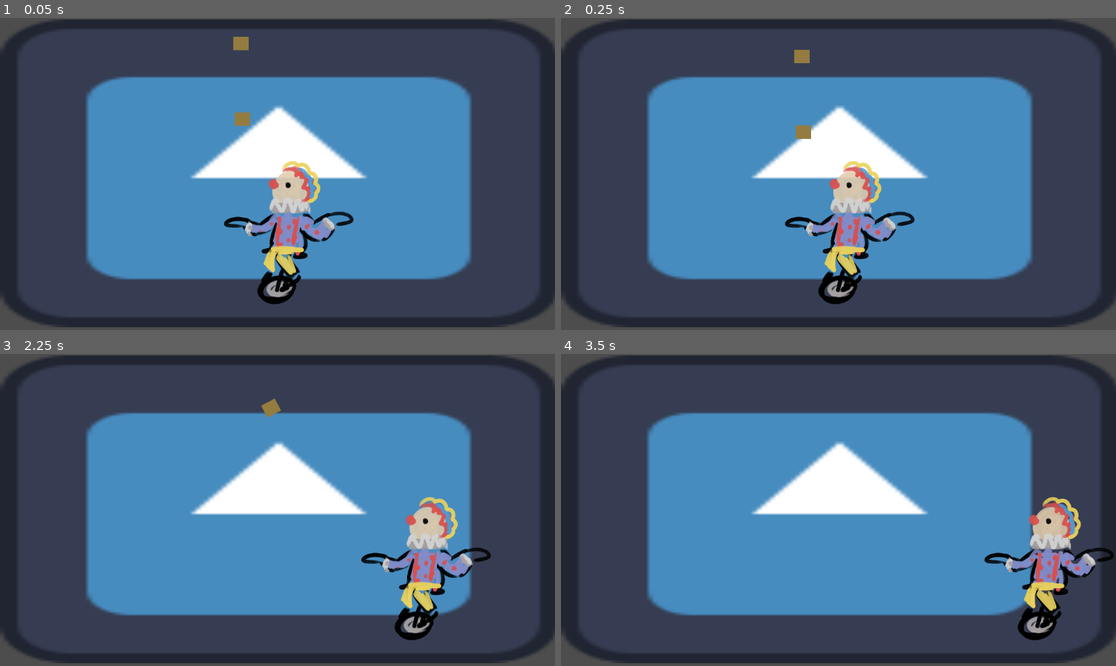
Above: before the commit, frames 1-4 (two rows, left to right).
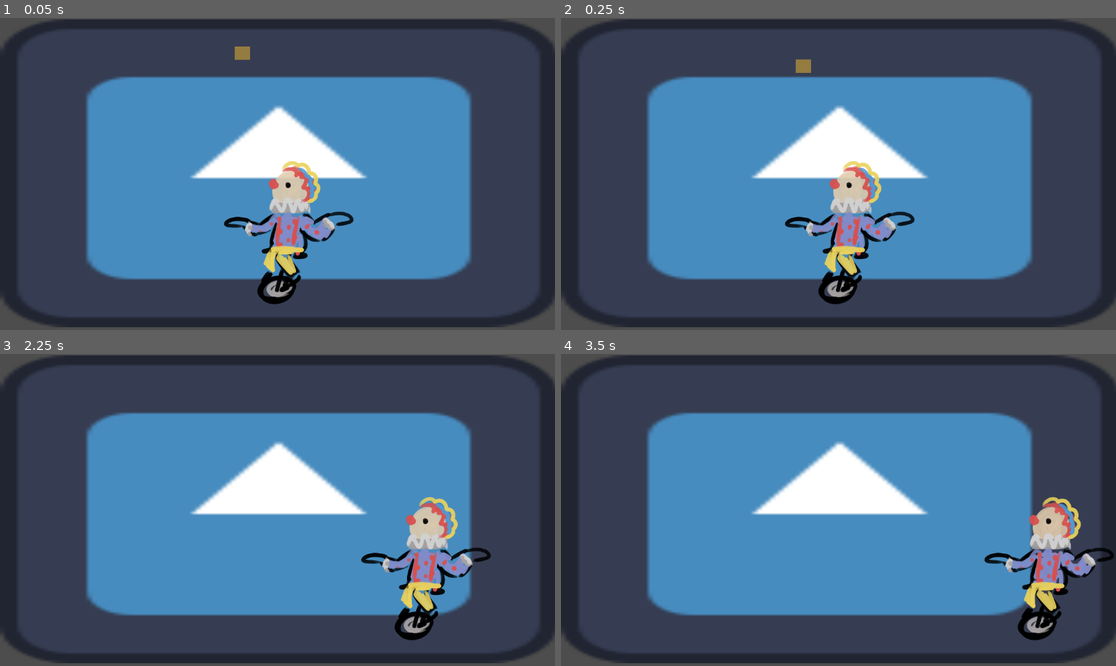
Above: after the commit, the same moments.

Repository: Isabelle1909/JuggleManMania
Game: Godot game, scene res://scenes/juggling_scene.tscn
Same seed, same stepped clock (60 frames per second), same inputs: the game is played once before the commit and once after it. This scene is started directly instead of the project's main scene. The engine's default icon, where the game draws it, is replaced by a stand-in: a white triangle on a blue panel in a dark square.
Inputs:
- Up to frame 1 (0.05 s): no input
- Up to frame 2 (0.25 s): no input
- Up to frame 3 (2.25 s): hold D (move_right) 0.53-1.28 s; tap J (interact) at 0.6, 1.35 s; hold L (back) 1.28-2.03 s; tap Enter at 2 s; hold D (move_right) from 2.03 s (still down); tap T (test input 1) at 2.1 s
- Up to frame 4 (3.5 s): tap J (interact) at 2.3, 3.05 s; release D (move_right) at 2.78 s; hold Up (ui_up) from 2.78 s (still down); tap Y (test input 2) at 2.85 s

The runs differ from the first frame. In frame 1, 0.3% of the frame differs, in the area x 42-46%, y 6-35%; in frame 2, 0.3%, in the area x 42-46%, y 10-39%; in frame 3, 0.1%; in frame 4, nothing differs.

Commit message:
juggling basic

Diff:
--- /dev/null
+++ b/juggle-man-mania-project/scenes/juggling_ball.gd
@@ -0,0 +1,4 @@
+extends RigidBody2D
+
+func _integrate_forces(state: PhysicsDirectBodyState2D) -> void:
+	pass
--- a/juggle-man-mania-project/scenes/juggling_ball.tscn
+++ b/juggle-man-mania-project/scenes/juggling_ball.tscn
@@ -1,5 +1,6 @@
 [gd_scene format=3 uid="uid://5l23rwaq0rqb"]
 
+[ext_resource type="Script" uid="uid://ek0kb2jxt42o" path="res://scenes/juggling_ball.gd" id="1_065ld"]
 [ext_resource type="Texture2D" uid="uid://ca1mnxii2w5cm" path="res://assets/game/tilesets/FloorTest.png" id="1_u4mkh"]
 
 [sub_resource type="PhysicsMaterial" id="PhysicsMaterial_u4mkh"]
@@ -9,10 +10,11 @@
 size = Vector2(31, 28)
 
 [node name="juggling_ball" type="RigidBody2D" unique_id=249419388]
-collision_layer = 2
-collision_mask = 4
+collision_layer = 32
+collision_mask = 64
 mass = 0.25
 physics_material_override = SubResource("PhysicsMaterial_u4mkh")
+script = ExtResource("1_065ld")
 
 [node name="Sprite2D" type="Sprite2D" parent="." unique_id=1847186674]
 position = Vector2(-1.000001, 9.536743e-07)
--- a/juggle-man-mania-project/scenes/juggling_player.tscn
+++ b/juggle-man-mania-project/scenes/juggling_player.tscn
@@ -76,7 +76,12 @@
 [sub_resource type="RectangleShape2D" id="RectangleShape2D_5mi46"]
 size = Vector2(72.75, 34)
 
+[sub_resource type="RectangleShape2D" id="RectangleShape2D_310rx"]
+size = Vector2(81, 10)
+
 [node name="juggling_player" type="CharacterBody2D" unique_id=1964283372]
+collision_layer = 16
+collision_mask = 16
 script = ExtResource("1_22j5a")
 
 [node name="sprite" type="AnimatedSprite2D" parent="." unique_id=1543978175]
@@ -141,6 +146,22 @@
 position = Vector2(102, 21)
 shape = SubResource("RectangleShape2D_5mi46")
 
+[node name="StaticBody2D" type="StaticBody2D" parent="." unique_id=442497802]
+collision_layer = 64
+collision_mask = 64
+
+[node name="CollisionShape2D" type="CollisionShape2D" parent="StaticBody2D" unique_id=1480277747]
+position = Vector2(-107, 4)
+shape = SubResource("RectangleShape2D_310rx")
+
+[node name="StaticBody2D2" type="StaticBody2D" parent="." unique_id=1106023771]
+collision_layer = 64
+collision_mask = 64
+
+[node name="CollisionShape2D" type="CollisionShape2D" parent="StaticBody2D2" unique_id=749672484]
+position = Vector2(101, 39)
+shape = SubResource("RectangleShape2D_310rx")
+
 [connection signal="animation_finished" from="sprite" to="." method="_on_sprite_animation_finished"]
 [connection signal="body_entered" from="hit_areas/early_left" to="." method="_on_early_left_body_entered"]
 [connection signal="body_exited" from="hit_areas/early_left" to="." method="_on_early_left_body_exited"]
--- a/juggle-man-mania-project/scenes/juggling_playerMovement.gd
+++ b/juggle-man-mania-project/scenes/juggling_playerMovement.gd
@@ -19,13 +19,14 @@
 var late_impulse = Vector2(0,-300)
 
 #whether the ball is hit slighty one way or the other depending on hand
-var left_impulse = Vector2(10,0)
+var left_impulse = Vector2(0,0)
 var right_impulse = Vector2(0,0)
 
 func _physics_process(delta):
 	movement_and_sprites()
 
 	if Input.is_action_just_pressed("interact"):
+		remove_dupes(early_left_zone,perfect_left_zone,late_left_zone)
 		left_check()
 
 
@@ -35,43 +36,35 @@
 	print(early_left_zone)
 	print(perfect_left_zone)
 	print(late_left_zone)
+	var imp = early_impulse + left_impulse
+	check_zone(early_left_zone,imp)
+	imp = perfect_impulse + left_impulse
+	check_zone(perfect_left_zone,imp)
+	imp = late_impulse + left_impulse
+	check_zone(late_left_zone,imp)
 
-	if early_left_zone.size() > 0:
 
-		var imp = early_impulse + left_impulse
+func remove_dupes(A1,A2,A3):
+	for i in range(A1.size()):
+		if A2.has(A1[i]):
+			A2.erase(A1[i])
+		if A3.has(A1[i]):
+			A3.erase(A1[i])
+	for i in range(A2.size()):
+		if A3.has(A2[i]):
+			A3.erase(A2[i])
+
+func check_zone(zone,imp):
+	if zone.size() > 0:
+
 		if imp.y < -400:
 			imp.y = -400
 
-		for i in range(early_left_zone.size()):
-			early_left_zone[i].apply_impulse(imp)
-			if perfect_left_zone.has(early_left_zone[i]):
-				perfect_left_zone.erase(early_left_zone[i])
-			elif late_left_zone.has(early_left_zone[i]):
-				late_left_zone.erase(early_left_zone[i])
+		for i in range(zone.size()):
+			zone[i].apply_impulse(imp)
 
-			early_left_zone.clear()
 
-	if perfect_left_zone.size() > 0:
-
-		var imp = perfect_impulse + left_impulse
-		if imp.y < -400:
-			imp.y = -400
-		for i in range(perfect_left_zone.size()):
-			perfect_left_zone[i].apply_impulse(imp)
-			if late_left_zone.has(perfect_left_zone[i]):
-				late_left_zone.erase(perfect_left_zone[i])
-
-		perfect_left_zone.clear()
-
-	if late_left_zone.size() > 0:
-
-		var imp = late_impulse + left_impulse
-		if imp.y < -400:
-			imp.y = -400
-		for i in range(late_left_zone.size()):
-			late_left_zone[i].apply_impulse(imp)
-
-		late_left_zone.clear()
+		zone.clear()
 
 
 
--- a/juggle-man-mania-project/scenes/juggling_scene.tscn
+++ b/juggle-man-mania-project/scenes/juggling_scene.tscn
@@ -19,22 +19,27 @@
 
 [node name="juggling_player" parent="." unique_id=1964283372 instance=ExtResource("2_a6ydb")]
 position = Vector2(600, 429)
+collision_layer = 16
+collision_mask = 16
 
 [node name="Boundaries" type="Node2D" parent="." unique_id=715281043]
 
 [node name="StaticBody2D" type="StaticBody2D" parent="Boundaries" unique_id=1794051764]
+collision_layer = 16
+collision_mask = 16
 
 [node name="CollisionShape2D" type="CollisionShape2D" parent="Boundaries/StaticBody2D" unique_id=757958884]
 shape = SubResource("WorldBoundaryShape2D_a6ydb")
 
 [node name="StaticBody2D2" type="StaticBody2D" parent="Boundaries" unique_id=421159997]
 position = Vector2(1152, 4)
+collision_layer = 16
+collision_mask = 16
 
 [node name="CollisionShape2D" type="CollisionShape2D" parent="Boundaries/StaticBody2D2" unique_id=1208527868]
 shape = SubResource("WorldBoundaryShape2D_5haue")
 
 [node name="juggling_ball" parent="." unique_id=249419388 instance=ExtResource("3_5haue")]
-position = Vector2(501, 52)
-
-[node name="juggling_ball2" parent="." unique_id=334047494 instance=ExtResource("3_5haue")]
-position = Vector2(504, 209)
+position = Vector2(504, 72)
+collision_layer = 32
+collision_mask = 64
Not shown, added: juggle-man-mania-project/scenes/juggling_ball.gd.uid
